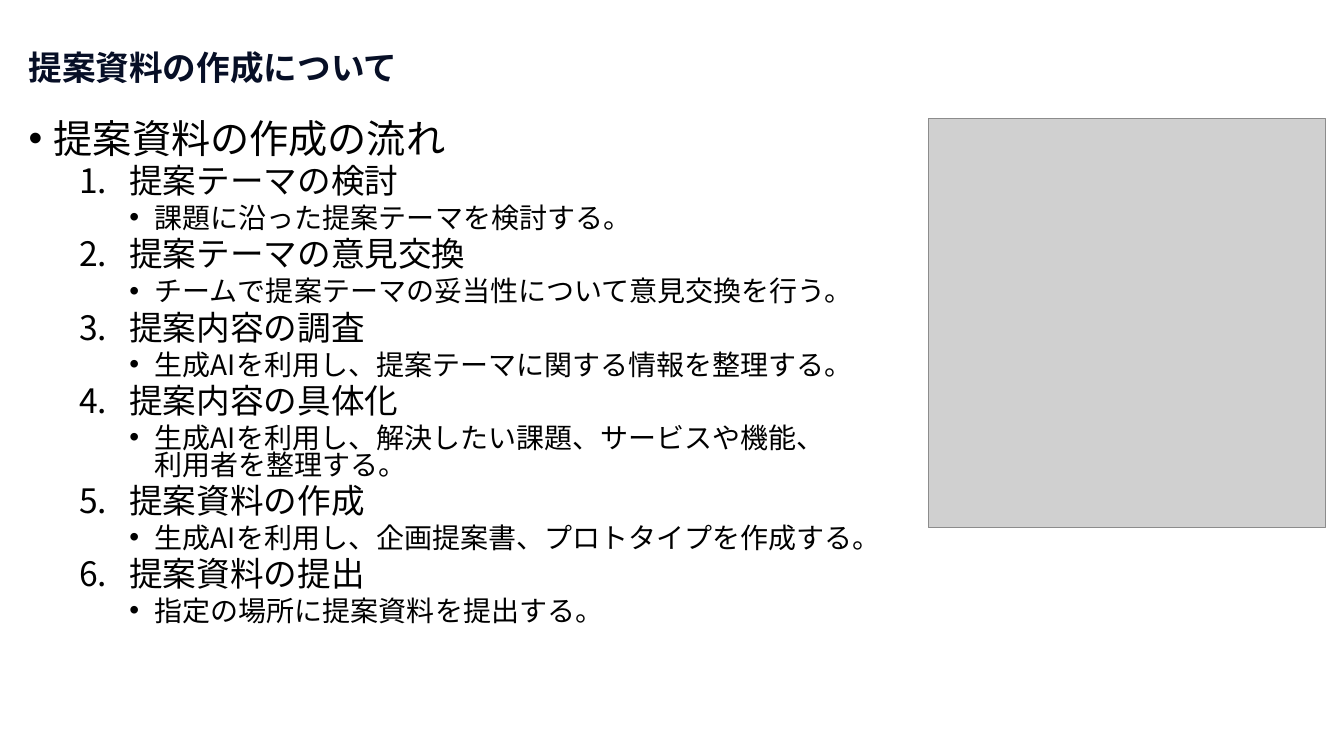
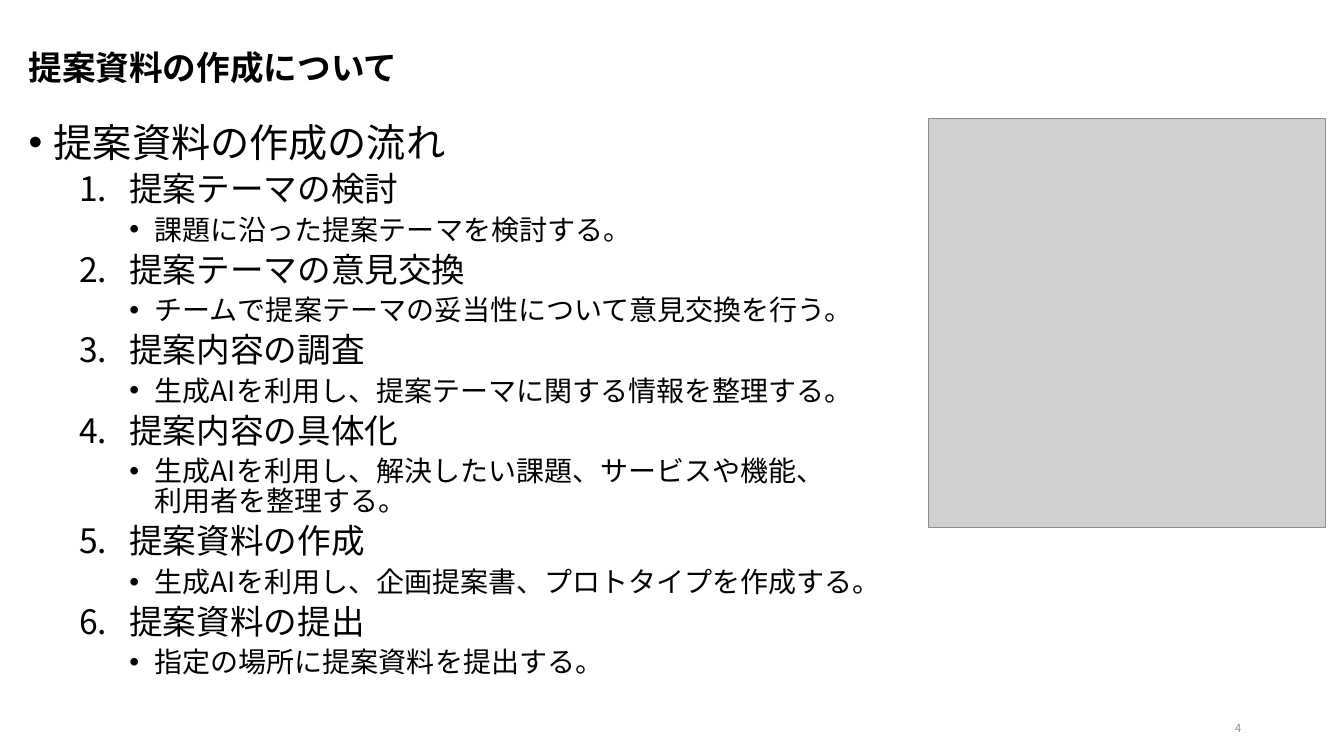
Before and after one commit to nishida2073/ai_navive, a slide deck: slide 4 of 00_オリエンテーション/【AI Native研修-提案】研修の概要.pptx. Drawn at 1344x756 pixels with LibreOffice and Linux fonts; fonts in the diff are those of the drawing; grey boxes stand for pictures. Boxes give left, top, right and bottom in pixels: in the first picture for what was removed or moved away, otherwise in the second. Text is boxed around its words. In the diff, an @@ line names an element or a change of style, - is before the commit and + after.

```diff
--- a/00_オリエンテーション/【AI Native研修-提案】研修の概要.pptx
+++ b/00_オリエンテーション/【AI Native研修-提案】研修の概要.pptx
@@ title "提案資料の作成について" at [29, 51, 398, 83]: text colour #070F26 to #000000 @@
@@ text "提案資料の作成の流れ" at [54, 124, 881, 675]: line spacing 0.8 to 0.9 @@
@@ page number added at [1235, 724, 1241, 732], 8 pt, text #8C8C8C @@
+4
```
Also in this commit, not shown: 5 other slides changed, 2 other files.
